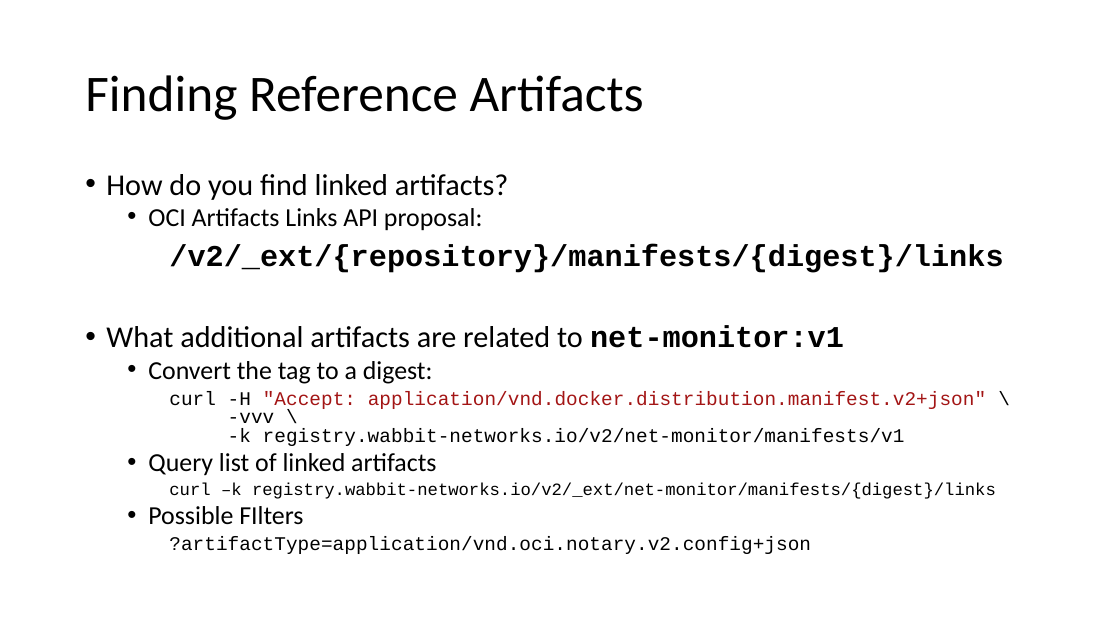
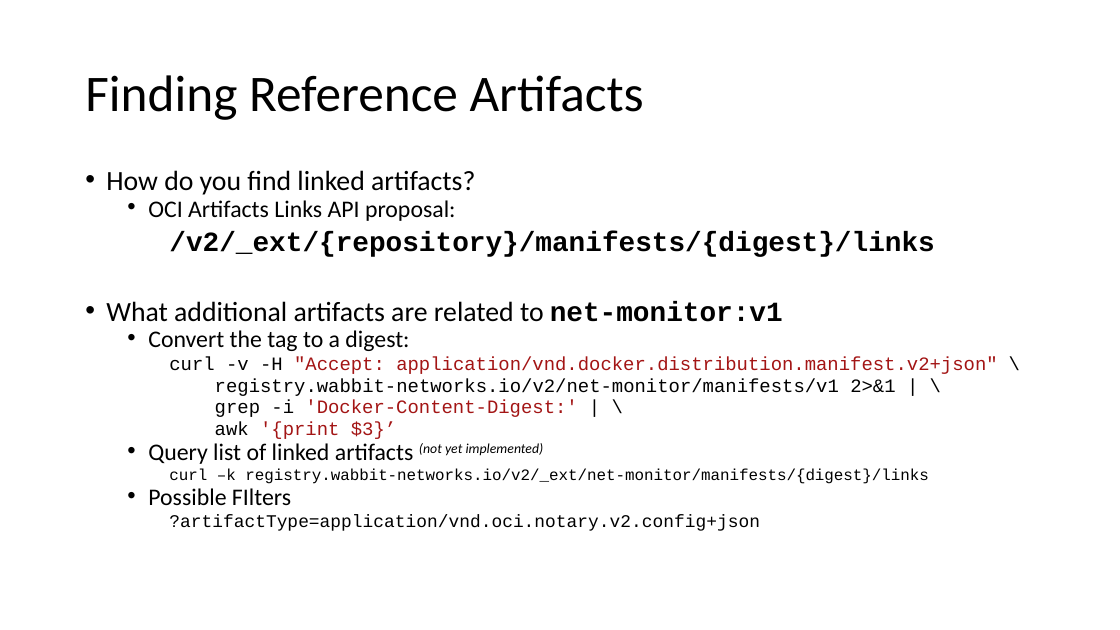
Before and after one commit to SteveLasker/Presentations, a slide deck: slide 23 of oci-artifacts/RedHatContainerPlumbingDay-OCI-Artifact-ReferenceTypes.pptx. Drawn at 1120x630 pixels with LibreOffice and Linux fonts; fonts in the diff are those of the drawing; background and template pictures are left out. Boxes give left, top, right and bottom in pixels: in the first picture for what was removed or moved away, otherwise in the second. Text is boxed around its words. In the diff, an @@ line names an element or a change of style, - is before the commit and + after.

Commit message:
OCI Artifact deck update

```diff
--- a/oci-artifacts/RedHatContainerPlumbingDay-OCI-Artifact-ReferenceTypes.pptx
+++ b/oci-artifacts/RedHatContainerPlumbingDay-OCI-Artifact-ReferenceTypes.pptx
@@ text at (106,170,934,531): size 25.9 to 23.8 pt in "How do you find linked artifacts?", "/v2/_ext/{repository}/manifests/{digest}/links", "What additional artifacts are related to net-monitor:v1"; size 22.2 to 20.4 pt in "OCI Artifacts Links API proposal:", "Convert the tag to a digest:", "Possible FIlters"; size 14.8 to 13.6 pt in "curl –k registry.wabbit-networks.io/v2/_ext/net-monitor/mani ..."; size 16.6 to 15.3 pt in "?artifactType=application/vnd.oci.notary.v2.config+json"; line spacing 0.8 to 0.7 @@
@@ text at (148,357,997,464): text changed; size 16.6 to 16.1 pt @@
-    curl -H "Accept: application/vnd.docker.distribution.manifest.v2+json" \
-    -vvv \
-    -k registry.wabbit-networks.io/v2/net-monitor/manifests/v1
-  • Query list of linked artifacts
+    curl -v -H "Accept: application/vnd.docker.distribution.manifest.v2+json" \
+    registry.wabbit-networks.io/v2/net-monitor/manifests/v1 2>&1 | \
+    grep -i 'Docker-Content-Digest:' | \
+    awk '{print $3}’
+  • Query list of linked artifacts (not yet implemented)
```
